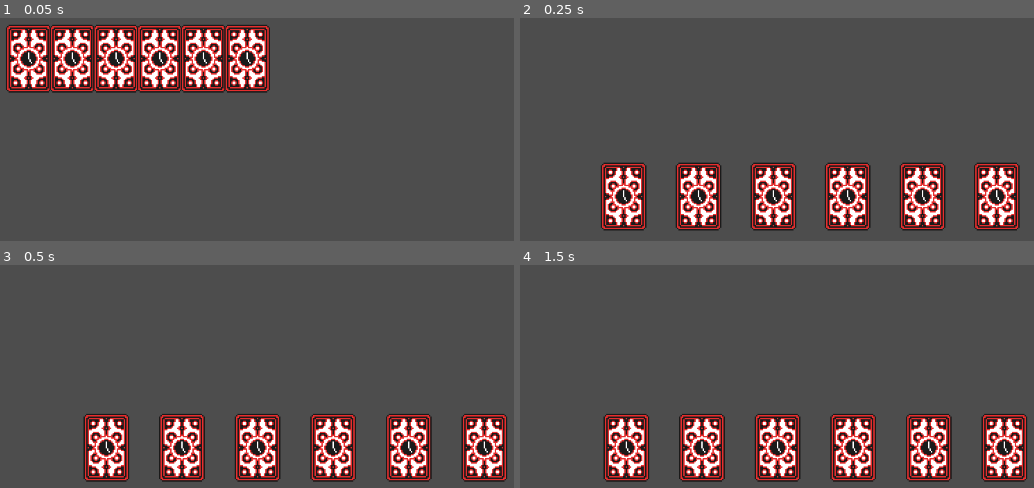
Above: before the commit, frames 1-4 (two rows, left to right).
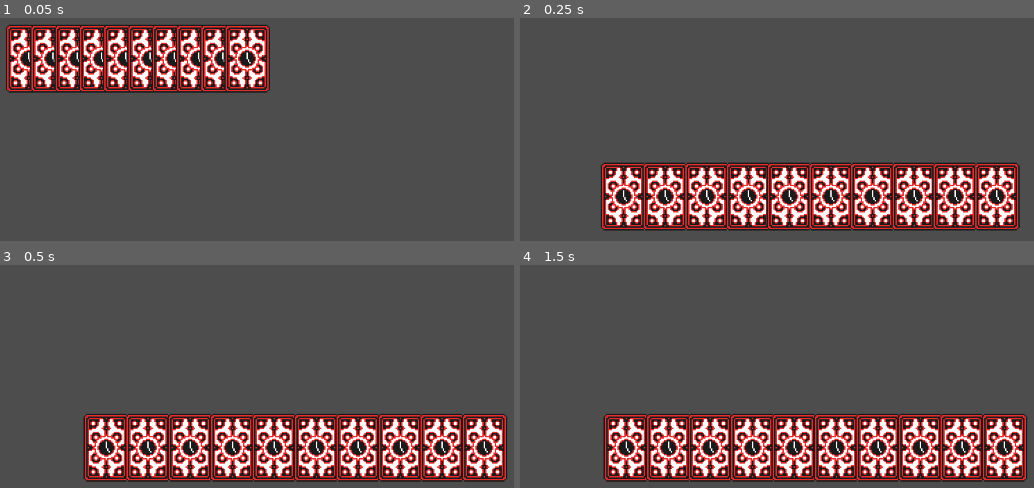
Above: after the commit, the same moments.

Repository: toenjes1/gamejam2025
Game: Godot game, scene res://scenes/world.tscn
Two runs of this game, one before a commit and one after it. Both use one fixed random seed, a clock stepped at 60 frames per second and the inputs below.
Inputs (mouse positions are in pixels of both pictures, inside the frame that each line leads up to):
- Up to frame 1 (0.05 s): no input
- Up to frame 2 (0.25 s): no input
- Up to frame 3 (0.5 s): no input
- Up to frame 4 (1.5 s): move the mouse to (992, 278) at 0.52 s; tap Enter at 1.25 s; move the mouse to (658, 322) at 1.27 s

The runs differ from the first frame. In frame 1, 8.1% of the frame differs, in the area x 5-45%, y 3-34%; in frame 2, 16%; in frame 3, 16%, in the area x 24-91%, y 66-98%; in frame 4, 16%.

Commit message:
von Tönjes und Tönjes

Diff:
--- a/prefabs/card.tscn
+++ b/prefabs/card.tscn
@@ -7,7 +7,9 @@
 script/source = "extends Control
 
 signal got_dropped(card)
+signal got_drop_spotted(card)
 
+const möm = 10
 const drag_velocity = 22.0
 const rotation_velocity = 12.0
 const rotation_stiffness = 0.85
@@ -17,16 +19,27 @@
 
 var mouse_in: bool = false
 var is_dragging: bool = false
+var is_drop_spotted: bool = false
 
 func _physics_process(delta: float) -> void:
 	drag_logic(delta)
 
 func set_sprite_z_index(z):
-	$Sprite2D.z_index = z
+	$Sprite2D.z_index = z + möm
 	in_hand_z = z
 
 func drag_logic(delta: float) -> void:
 	$Sprite2D/shadow.position = Vector2(-12, 12).rotated($Sprite2D.rotation)
+	if is_drop_spotted:
+		if mouse_in:
+			_change_scale(card_scale * 1.1)
+			$Sprite2D.z_index = 100
+		else:
+			_change_scale(card_scale)
+			$Sprite2D.z_index = in_hand_z
+		return
+
+
 	if ((mouse_in or is_dragging)
 		and (Mousebrain.node_being_dragged == null or Mousebrain.node_being_dragged == self)):
 		if Input.is_action_pressed(\"click\"):
@@ -50,6 +63,10 @@
 	if $Sprite2D.rotation_degrees != 0.0:
 		$Sprite2D.rotation_degrees = lerp($Sprite2D.rotation_degrees, 0.0, 2*rotation_velocity*delta)
 	_change_scale(card_scale)
+
+func drop_spotted() -> void:
+	is_drop_spotted = true
+	got_drop_spotted.emit(self)
 
 func _on_mouse_entered() -> void:
 	mouse_in = true
--- /dev/null
+++ b/prefabs/drop_spot.tscn
@@ -0,0 +1,36 @@
+[gd_scene load_steps=3 format=3 uid="uid://cdcpxpfojuaeq"]
+
+[sub_resource type="GDScript" id="GDScript_5g2wd"]
+resource_name = "drop_spot"
+script/source = "extends Area2D
+
+const snap_velocity = 15.0
+const vertical_offset = 15
+
+var cards = []
+
+func _ready() -> void:
+	Mousebrain.drop_spots.append(self)
+	for i in range(5):
+		Mousebrain.spawn_card()
+
+func _physics_process(delta: float) -> void:
+	for idx in range(cards.size()):
+		var desired_pos = global_position + Vector2(0.0, idx * vertical_offset)
+		cards[idx].global_position = lerp(cards[idx].global_position, desired_pos, snap_velocity * delta)
+
+func card_got_dropped(card) -> void:
+	if Rect2($CollisionShape2D.global_position - $CollisionShape2D.shape.size / 2.0, $CollisionShape2D.shape.size).has_point(get_global_mouse_position()):
+		cards.append(card)
+		card.drop_spotted()
+		card.set_sprite_z_index(cards.size() - 1)
+"
+
+[sub_resource type="RectangleShape2D" id="RectangleShape2D_5g2wd"]
+size = Vector2(116, 152)
+
+[node name="drop_spot" type="Area2D"]
+script = SubResource("GDScript_5g2wd")
+
+[node name="CollisionShape2D" type="CollisionShape2D" parent="."]
+shape = SubResource("RectangleShape2D_5g2wd")
--- a/prefabs/hand.tscn
+++ b/prefabs/hand.tscn
@@ -4,20 +4,20 @@
 resource_name = "hand"
 script/source = "extends Area2D
 
-const card_prefab = preload(\"res://prefabs/card.tscn\")
-const möm = 10
 var snap_velocity = 15.0
 
 var cards = []
 var card_positions = []
 
 func _ready() -> void:
-	for i in range(6):
-		add_card()
+	Mousebrain.hand = self
+
+func remove_card(card) -> void:
+	cards.erase(card)
 
 func update_card_z_values():
 	for idx in range(cards.size()):
-		cards[idx].set_sprite_z_index(idx + möm)
+		cards[idx].set_sprite_z_index(idx)
 
 func _physics_process(delta: float) -> void:
 	for idx in range(cards.size()):
@@ -39,11 +39,7 @@
 		cards.append(card)
 		update_card_z_values()
 
-func add_card() -> void:
-	var new_card = card_prefab.instantiate()
-	new_card.got_dropped.connect(card_got_dropped)
-	get_tree().get_root().get_child(0).add_child(new_card)
-	new_card.global_position = Vector2(0,0)
+func add_card(new_card) -> void:
 	cards.append(new_card)
 "
 
--- a/scenes/world.tscn
+++ b/scenes/world.tscn
@@ -1,8 +1,15 @@
-[gd_scene load_steps=2 format=3 uid="uid://brdcotededjl4"]
+[gd_scene load_steps=3 format=3 uid="uid://brdcotededjl4"]
 
 [ext_resource type="PackedScene" uid="uid://21g32hmxh8h5" path="res://prefabs/hand.tscn" id="1_nnsk1"]
+[ext_resource type="PackedScene" uid="uid://cdcpxpfojuaeq" path="res://prefabs/drop_spot.tscn" id="2_rwgxs"]
 
 [node name="world" type="Node2D"]
 
 [node name="hand" parent="." instance=ExtResource("1_nnsk1")]
 position = Vector2(266, 486)
+
+[node name="drop_spot" parent="." instance=ExtResource("2_rwgxs")]
+position = Vector2(412, 323)
+
+[node name="drop_spot2" parent="." instance=ExtResource("2_rwgxs")]
+position = Vector2(689, 322)
--- a/scripts/mousebrain.gd
+++ b/scripts/mousebrain.gd
@@ -1,3 +1,17 @@
 extends Node
 
+const card_prefab = preload("res://prefabs/card.tscn")
+var hand
+var drop_spots = []
+
 var node_being_dragged: Node = null
+
+func spawn_card() -> void:
+	var new_card = card_prefab.instantiate()
+	new_card.got_dropped.connect(hand.card_got_dropped)
+	new_card.got_drop_spotted.connect(hand.remove_card)
+	for drop_spot in drop_spots:
+		new_card.got_dropped.connect(drop_spot.card_got_dropped)
+	get_tree().get_root().get_child(0).add_child(new_card)
+	new_card.global_position = Vector2(0,0)
+	hand.add_card(new_card)
Not shown, added: .DS_Store
